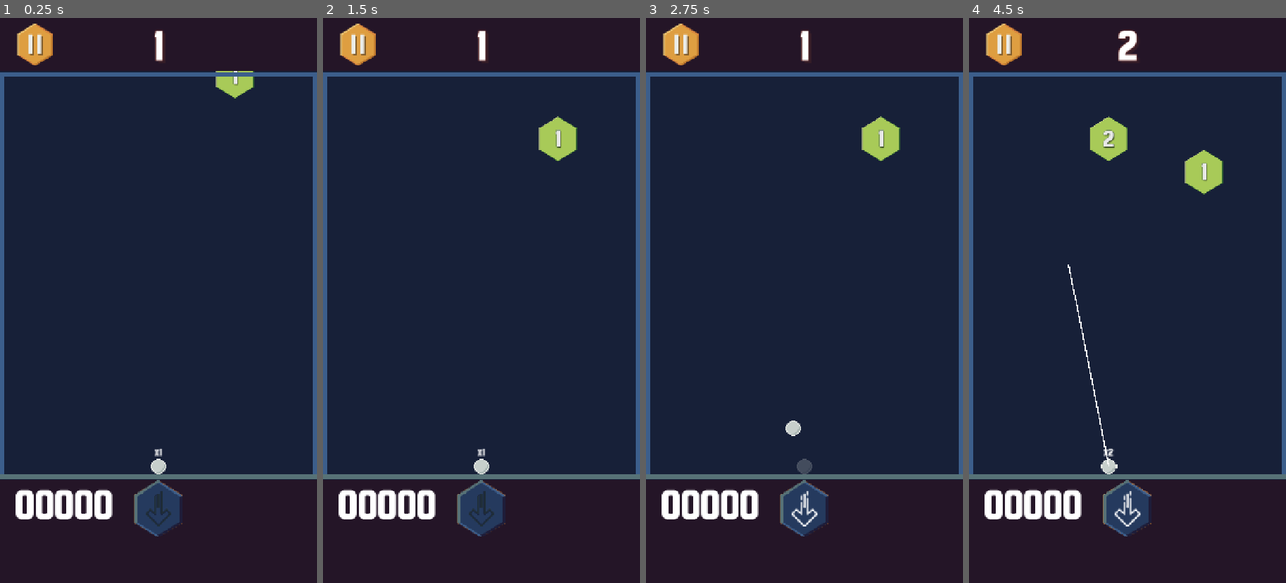
Above: before the commit, frames 1-4 (left to right).
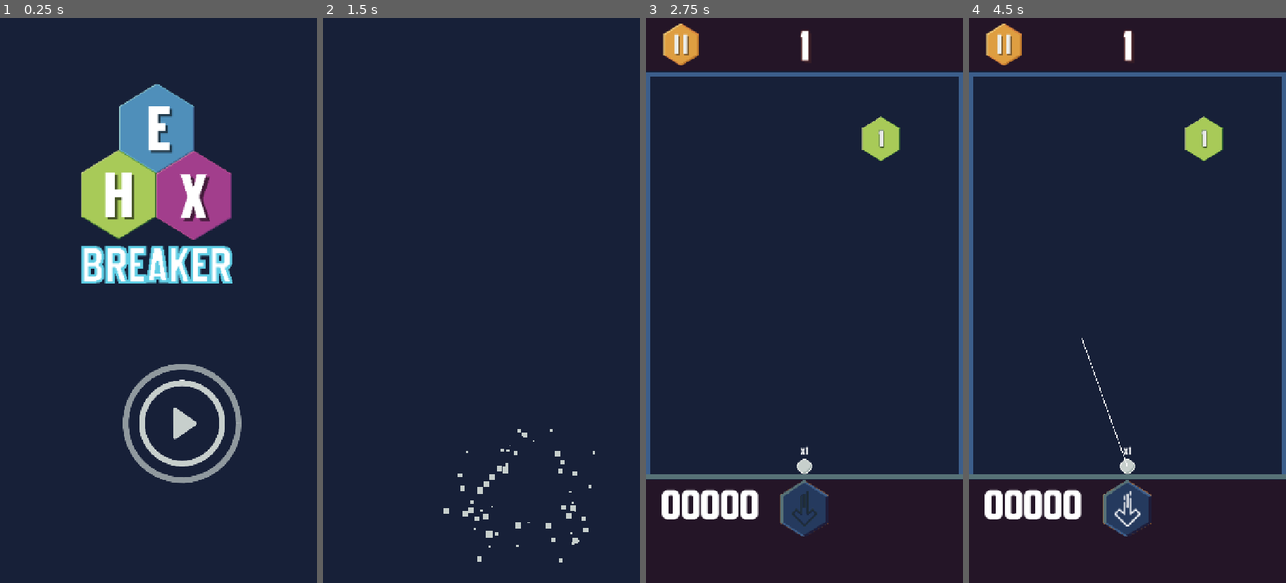
Above: after the commit, the same moments.

Repository: mrhewitt/hex-breaker
Game: Godot game, scene res://main.tscn
Same seed, same stepped clock (60 frames per second), same inputs: the game is played once before the commit and once after it. Before the commit the project starts from res://world/world.tscn.
Inputs (mouse positions are in pixels of both pictures, inside the frame that each line leads up to):
- Up to frame 1 (0.25 s): no input
- Up to frame 2 (1.5 s): click (516, 441) at 0.52 s; move the mouse to (551, 272) at 1.27 s; click (551, 272) at 1.42 s
- Up to frame 3 (2.75 s): drag from (741, 328) to (788, 413) at 2.02 s
- Up to frame 4 (4.5 s): click (1127, 509) at 2.77 s; move the mouse to (1159, 176) at 3.52 s; click (1159, 176) at 3.67 s; drag from (1111, 413) to (1032, 215) at 4.27 s

The runs differ from the first frame. In frame 1, 21% of the frame differs, in the area x 0-100%, y 1-92%; in frame 2, 7.9%; in frame 3, 0.4%; in frame 4, 2.7%.

Commit message:
Game play

Diff:
--- a/entities/ball.tscn
+++ b/entities/ball.tscn
@@ -6,9 +6,10 @@
 
 [sub_resource type="LabelSettings" id="LabelSettings_rkec2"]
 font = ExtResource("3_2mxk7")
+font_size = 24
 
 [node name="Ball" type="Node2D"]
-scale = Vector2(1.5, 1.5)
+z_index = 100
 script = ExtResource("1_lc4u2")
 
 [node name="Sprite2D" type="Sprite2D" parent="."]
@@ -21,10 +22,10 @@
 default_color = Color(0.973535, 0.9735351, 0.973535, 1)
 
 [node name="TotalBallsLabel" type="Label" parent="."]
-offset_left = -20.0
-offset_top = -31.333334
-offset_right = 20.0
-offset_bottom = -8.333334
+offset_left = -21.0
+offset_top = -45.0
+offset_right = 19.0
+offset_bottom = -21.0
 text = "x12"
 label_settings = SubResource("LabelSettings_rkec2")
 horizontal_alignment = 1
--- a/entities/blocks/ball_bonus_block.gd
+++ b/entities/blocks/ball_bonus_block.gd
@@ -12,9 +12,11 @@
 
 
 # player gets an extra ball, a once off bonus so destroy block on first contact
-func block_hit(_body: BouncingBall) -> void:
+func block_hit(_body: BouncingBall) -> bool:
+	GameManager.extra_balls += 1
 	hide_block()
 	ball_sprite.visible = false
 	gpu_particles_2d.emitting = true
 	await gpu_particles_2d.finished
 	queue_free()
+	return false
--- a/entities/blocks/ball_bonus_block.tscn
+++ b/entities/blocks/ball_bonus_block.tscn
@@ -9,6 +9,9 @@
 [node name="BallBonusBlock" instance=ExtResource("1_1af7m")]
 script = ExtResource("2_hwwae")
 
+[node name="Sprite2D" parent="." index="0"]
+texture = null
+
 [node name="BallSprite" type="Sprite2D" parent="." index="2"]
 texture = ExtResource("2_77f7k")
 
@@ -16,8 +19,9 @@
 
 [node name="GPUParticles2D" type="GPUParticles2D" parent="." index="5"]
 emitting = false
-amount = 64
+amount = 16
 texture = ExtResource("2_77f7k")
+lifetime = 2.0
 one_shot = true
 explosiveness = 1.0
 randomness = 0.07
--- a/entities/blocks/bonus_block.gd
+++ b/entities/blocks/bonus_block.gd
@@ -1,5 +1,9 @@
 extends Area2D
 class_name BonusBlock
+
+@export var grid_position: Vector2i:
+	set(pos):
+		position = BlockSpawner.grid_to_pixel(pos)
 
 @onready var outline_sprite: Sprite2D = $OutlineSprite
 @onready var sprite_2d: Sprite2D = $Sprite2D
@@ -9,8 +13,9 @@
 
 
 # called when a ball hits bonus block, override and do custom processing here
-func block_hit(_body: BouncingBall) -> void:
-	pass
+# return true if hit outline must be shown, false otherwise
+func block_hit(_body: BouncingBall) -> bool:
+	return true
 
 
 func clear_effects() -> void:
@@ -26,7 +31,7 @@
 
 
 func disable_collisions() -> void:
-	collision_polygon_2d.disabled = true
+	collision_polygon_2d.set_deferred('disabled', true)
 
 
 func _on_body_entered(body: Node2D) -> void:
@@ -36,8 +41,9 @@
 		# do not want to multiply reward or ui effects
 		if !hit_list.has(body):
 			hit_list.append(body)
-			show_hit()
-			block_hit(body)
+			if block_hit(body):
+				show_hit()
+
 
 
 func _on_body_exited(body: Node2D) -> void:
--- a/entities/blocks/bonus_block.tscn
+++ b/entities/blocks/bonus_block.tscn
@@ -6,7 +6,6 @@
 
 [node name="BonusBlock" type="Area2D" groups=["bonus_block"]]
 script = ExtResource("1_ix4ya")
-outline_color = null
 
 [node name="Sprite2D" type="Sprite2D" parent="."]
 texture = ExtResource("2_hc7sm")
--- a/entities/blocks/outline_sprite.gd
+++ b/entities/blocks/outline_sprite.gd
@@ -7,6 +7,7 @@
 
 func show_outline() -> void:
 	self_modulate = outline_color
+	visible = true
 
 	# if tween is already playing when we are hit, stop it and reset outline
 	# color so we can show a full new hit
--- a/entities/blocks/outline_sprite.tscn
+++ b/entities/blocks/outline_sprite.tscn
@@ -7,3 +7,4 @@
 visible = false
 texture = ExtResource("1_g7qgn")
 script = ExtResource("2_f0ars")
+outline_color = Color(0.6431373, 0.8666667, 0.85882354, 1)
--- a/entities/blocks/shield_bonus_block.gd
+++ b/entities/blocks/shield_bonus_block.gd
@@ -15,5 +15,6 @@
 
 # every ball that makes contact gets a shield to allow one extra bounce off base wall
 # remains on screen until level end, balls can power up multiple times
-func block_hit(body: BouncingBall) -> void:
+func block_hit(body: BouncingBall) -> bool:
 	body.has_bounce_shield = true
+	return true
--- a/entities/blocks/shield_bonus_block.tscn
+++ b/entities/blocks/shield_bonus_block.tscn
@@ -47,8 +47,11 @@
 script = ExtResource("2_wakhi")
 icon_highlight_color = Color(0.93621826, 1, 0.18359375, 1)
 
+[node name="Sprite2D" parent="." index="0"]
+texture = null
+
 [node name="IconSprite" type="Sprite2D" parent="." index="2"]
-modulate = Color(0.98622835, 1, 0.8237229, 1)
+modulate = Color(0.95855755, 1, 0.46953666, 1)
 texture = ExtResource("3_w33xr")
 
 [node name="AnimationPlayer" type="AnimationPlayer" parent="." index="4"]
--- a/entities/blocks/splitter_bonus_block.gd
+++ b/entities/blocks/splitter_bonus_block.gd
@@ -1,7 +1,27 @@
 extends BonusBlock
 class_name SplitterBonusBlock
 
+const BOUNCING_BALL = preload("uid://2r1p6a4olwbg")
+
 
 # take incoming ball, split it into two, we also remove existing one
-func block_hit(_body: BouncingBall) -> void:
-	pass
+func block_hit(body: BouncingBall) -> bool:
+	# mini balls cannot split again
+	if !body.is_mini_ball:
+		# create 2 new balls, expanding away at 45 deg, make them smaller
+		# so we can see its a split off
+		new_ball(body, PI/4)
+		new_ball(body, -PI/4)
+		# free the original ball
+		body.queue_free()
+		return true
+	else:
+		return false
+
+func new_ball( body: BouncingBall, direction_offset: float ) -> void:
+	var ball: BouncingBall = BOUNCING_BALL.instantiate()
+	ball.is_mini_ball = true
+	ball.position = body.position
+	var direction: float = body.velocity.normalized().angle() + direction_offset
+	ball.velocity = Vector2.from_angle(direction) * ball.SPEED
+	get_parent().add_child(ball)
--- a/entities/blocks/splitter_bonus_block.tscn
+++ b/entities/blocks/splitter_bonus_block.tscn
@@ -1,7 +1,14 @@
-[gd_scene load_steps=3 format=3 uid="uid://cnq3vgsdhu7ls"]
+[gd_scene load_steps=4 format=3 uid="uid://cnq3vgsdhu7ls"]
 
 [ext_resource type="PackedScene" uid="uid://c3gl0aagqxsg8" path="res://entities/blocks/bonus_block.tscn" id="1_phamw"]
 [ext_resource type="Script" uid="uid://cyj3pdlr0t8n0" path="res://entities/blocks/splitter_bonus_block.gd" id="2_ecy64"]
+[ext_resource type="Texture2D" uid="uid://bt4c60jmo74tv" path="res://assets/blocks/icon-splitter.png" id="3_s64k0"]
 
 [node name="SplitterBonusBlock" instance=ExtResource("1_phamw")]
 script = ExtResource("2_ecy64")
+
+[node name="Sprite2D" parent="." index="0"]
+texture = null
+
+[node name="IconSprite" type="Sprite2D" parent="." index="3"]
+texture = ExtResource("3_s64k0")
--- a/entities/bouncing_ball.gd
+++ b/entities/bouncing_ball.gd
@@ -1,3 +1,4 @@
+@tool
 extends CharacterBody2D
 class_name BouncingBall
 
@@ -10,12 +11,23 @@
 
 const SPEED: float = 600
 
+@export var shield_color: Color
+
 @export var has_bounce_shield: bool = false:
 	set(shield):
 		has_bounce_shield = shield
 		queue_redraw()
 
+@export var is_mini_ball: bool = false:
+	set(is_mini):
+		is_mini_ball = is_mini
+		if is_mini_ball:
+			scale = Vector2(0.65,0.65)
+		else:
+			scale = Vector2.ONE
+
 @onready var sprite_2d: Sprite2D = $Sprite2D
+@onready var ball_highlight: Node2D = $BallHighlight
 
 var base_move_tween: Tween = null
 var is_stopped: bool = false
@@ -23,19 +35,21 @@
 
 func _draw() -> void:
 	if has_bounce_shield:
-		sprite_2d.modulate = Color.YELLOW
+		sprite_2d.modulate = shield_color
+		#ball_highlight.visible = true
 		draw_arc(
 			Vector2.ZERO,		# center of origin
-			8+2,
+			get_ball_radius()+6,
 			0,					# 0 - 360 deg => full cricle
 			360,
 			50,					# 50 points to look nice
-			Color.GREEN_YELLOW,
-			2,
+			shield_color,
+			3,
 			true
 		)
 	else:
 		sprite_2d.modulate = Color.WHITE
+	#	ball_highlight.visible = false
 
 
 func _physics_process(delta: float) -> void:
@@ -57,6 +71,7 @@
 				if target.is_base_wall:
 					if !has_bounce_shield:
 						is_stopped = true
+						is_mini_ball = false	# full size now we are docked
 						if !is_first_contact:
 							base_move_tween = create_tween()
 							base_move_tween.tween_property(self, "global_position", target.restart_point, 0.1)
@@ -69,6 +84,10 @@
 						has_bounce_shield = false
 			elif target.has_method('take_hit'):
 				target.take_hit()
+
+
+func get_ball_radius() -> float:
+	return sprite_2d.texture.get_width()/2.0
 
 
 func become_base_ball() -> void:
--- a/entities/bouncing_ball.tscn
+++ b/entities/bouncing_ball.tscn
@@ -1,18 +1,29 @@
-[gd_scene load_steps=4 format=3 uid="uid://2r1p6a4olwbg"]
+[gd_scene load_steps=5 format=3 uid="uid://2r1p6a4olwbg"]
 
 [ext_resource type="Script" uid="uid://e2y85c0juhxl" path="res://entities/bouncing_ball.gd" id="1_b5n3d"]
 [ext_resource type="Texture2D" uid="uid://babakghj6swox" path="res://assets/ball.png" id="2_qid0c"]
+[ext_resource type="PackedScene" uid="uid://cwca3nqjljvq5" path="res://entities/ball_highlight.tscn" id="3_qid0c"]
 
 [sub_resource type="CircleShape2D" id="CircleShape2D_lc4u2"]
 radius = 12.0
 
 [node name="BoucingBall" type="CharacterBody2D" groups=["bouncing_balls"]]
-scale = Vector2(1.5, 1.5)
 collision_mask = 6
 script = ExtResource("1_b5n3d")
+shield_color = Color(0.9098039, 0.75686276, 0.4392157, 1)
+is_mini_ball = null
 
 [node name="Sprite2D" type="Sprite2D" parent="."]
 texture = ExtResource("2_qid0c")
 
 [node name="CollisionShape2D" type="CollisionShape2D" parent="."]
+visible = false
 shape = SubResource("CircleShape2D_lc4u2")
+
+[node name="BallHighlight" parent="." instance=ExtResource("3_qid0c")]
+visible = false
+min_radius = 12.0
+max_radius = 18.0
+duration = 1.0
+color = Color(0.9098039, 0.75686276, 0.4392157, 1)
+thickness = 4.0
--- a/main.gd
+++ b/main.gd
@@ -1,9 +1,23 @@
 extends Control
 
-#@onready var title_screen: Control = $TitleScreen
-@onready var world: VBoxContainer = $World
+const WORLD = preload("uid://c1h3cc75cwin8")
+
+@onready var title_screen: Control = $TitleScreen
 
 
-func _on_play_button_body_play_pressed() -> void:
-	#title_screen.visible = false
+func _on_play_button_body_play_started() -> void:
+	title_screen.visible = false
+
+	# create world scene dynamically, for some reason if it is added
+	# manually to main scene tree the top and bottom boundary walls do not
+	# size their collision shapes correctly
+	var world := WORLD.instantiate()
+	add_child(world)
 	world.visible = true
+	world.modulate.a = 0
+
+	var tween = create_tween()
+	tween.tween_property(world,'modulate:a',1,0.65)
+	await tween.finished
+
+	world.start_new_game()
--- a/main.tscn
+++ b/main.tscn
@@ -1,7 +1,7 @@
 [gd_scene load_steps=3 format=3 uid="uid://damidc11hikm4"]
 
 [ext_resource type="Script" uid="uid://bue1gxuj7l4n2" path="res://main.gd" id="1_h2yge"]
-[ext_resource type="PackedScene" uid="uid://c1h3cc75cwin8" path="res://world/world.tscn" id="4_1bvp3"]
+[ext_resource type="PackedScene" uid="uid://36p4vqa1iaw6" path="res://ui/title_screen.tscn" id="2_h2yge"]
 
 [node name="Main" type="Control"]
 layout_mode = 3
@@ -13,5 +13,9 @@
 mouse_filter = 1
 script = ExtResource("1_h2yge")
 
-[node name="World" parent="." instance=ExtResource("4_1bvp3")]
+[node name="TitleScreen" parent="." instance=ExtResource("2_h2yge")]
 layout_mode = 1
+
+[connection signal="play_started" from="TitleScreen/PlayButtonBody" to="." method="_on_play_button_body_play_started"]
+
+[editable path="TitleScreen"]
--- a/project.godot
+++ b/project.godot
@@ -11,7 +11,7 @@
 [application]
 
 config/name="Hex Breaker"
-run/main_scene="uid://c1h3cc75cwin8"
+run/main_scene="uid://damidc11hikm4"
 config/features=PackedStringArray("4.5", "Mobile")
 config/icon="res://icon.svg"
 
--- a/resources/burst_particles.tres
+++ b/resources/burst_particles.tres
@@ -1,4 +1,11 @@
-[gd_resource type="ParticleProcessMaterial" format=3 uid="uid://kbimjfdgmplr"]
+[gd_resource type="ParticleProcessMaterial" load_steps=3 format=3 uid="uid://kbimjfdgmplr"]
+
+[sub_resource type="Curve" id="Curve_lcgm5"]
+_data = [Vector2(0, 1), 0.0, 0.0, 0, 0, Vector2(0.63787377, 0.7371968), -1.4382501, -1.4382501, 0, 0, Vector2(1, 0), 0.0, 0.0, 0, 0]
+point_count = 3
+
+[sub_resource type="CurveTexture" id="CurveTexture_4jagn"]
+curve = SubResource("Curve_lcgm5")
 
 [resource]
 particle_flag_disable_z = true
@@ -6,9 +13,8 @@
 emission_sphere_radius = 45.86
 inherit_velocity_ratio = 0.13
 spread = 180.0
-initial_velocity_min = 28.849998
-initial_velocity_max = 129.81
-gravity = Vector3(0, 156, 0)
-scale_min = 0.0
-scale_max = 15.179999
+initial_velocity_min = 148.59
+initial_velocity_max = 165.20999
+gravity = Vector3(0, 500, 0)
 color = Color(0.70007324, 0.88688755, 0.96875, 1)
+alpha_curve = SubResource("CurveTexture_4jagn")
--- a/scripts/globals/block_spawner.gd
+++ b/scripts/globals/block_spawner.gd
@@ -8,8 +8,8 @@
 ## can now being to aim his next shot
 signal block_drop_complete
 
-## emitted when blocks reach bottom and gaem is over
-signal block_rows_full
+## emitted when blocks hit bottom of screen and its game over
+signal blocks_reached_bottom
 
 # all levels up till this will allocate number of hits as
 # level number, greater will allocate level number of 2xlevel
@@ -19,9 +19,6 @@
 # as the hexes slot into the spaces of blocks on even rows
 const MAX_BLOCKS_ACROSS = 8
 
-#const SCALE = 1
-#const HEX_WIDTH = 100*SCALE
-#const HEX_HEIGHT = 85*SCALE
 const HEX_RADIUS = 50
 const MAX_ROWS = 12
 
@@ -39,7 +36,13 @@
 const ROW_SPACING: float = (3./2)*HEX_RADIUS
 
 const BLOCK = preload("uid://ddqy4gf7na4l2")
+const BALL_BONUS_BLOCK = preload("uid://dctqxoyhgsjqp")
 const HAMMER_BLOCK = preload("uid://ddnv4ois0lm0s")
+const SHIELD_BLOCK = preload("uid://bt1xjcar62vle")
+const SPLITTER_BONUS_BLOCK = preload("uid://cnq3vgsdhu7ls")
+const BONUS_BLOCKS = [
+	BALL_BONUS_BLOCK, HAMMER_BLOCK, SHIELD_BLOCK, SPLITTER_BONUS_BLOCK
+]
 
 # which type of row is at the top:
 # ODD_R - full row of hexes, odd numbered rows are pushed to right (except it our implementation
@@ -58,15 +61,16 @@
 
 # we start in odd mode, top row is full row and odd number rows as indented shorter
 var row_mode: RowMode = RowMode.ODD_R
-var y_offset: float = 0
+#var y_offset: float = 0
 var level_node: Control = null
 var top_row:int = MAX_ROWS
-
+# when a block moves below this y position its game over
+var death_y: float = 0
 
 func set_level_node(_level_node: Control) -> void:
 	level_node = _level_node
-	y_offset = -level_node.size.y + ROW_SPACING*3
-
+	#y_offset = -level_node.size.y + ROW_SPACING*3
+	death_y = level_node.size.y - ROW_SPACING
 
 # called whne round is over, removes bonus tiles, bumps level down one row
 # and adds new tiles to  top
@@ -106,15 +110,19 @@
 		var column = available_slots.pick_random()
 		available_slots.erase(column)
 
-		var block := BLOCK.instantiate()
-		level_node.add_child(block)
+		var block
+		if i == block_count+30:
+			block = SPLITTER_BONUS_BLOCK.instantiate()
+			level_node.add_child(block)
+		else:
+			block = BLOCK.instantiate()
+			level_node.add_child(block)
+			block.hits = get_hits_to_allocate()
 		block.grid_position = Vector2i(column,top_row)
-		block.hits = get_hits_to_allocate()
-
 		# animate blocks appearance so it drops in from above
 		var target_y: float = block.position.y
 		block.position.y = -HEX_RADIUS
-		move_tween.tween_property(block, 'position:y', target_y, 0.3 + randf_range(0,0.6))
+		move_tween.tween_property(block, 'position:y', target_y, randf_range(0.05,0.25))
 
 
 func get_hits_to_allocate() -> int:
@@ -153,7 +161,7 @@
 
 # move all blocks down
 func move_down() -> void:
-	y_offset += ROW_SPACING
+	#y_offset += ROW_SPACING
 	top_row -= 1
 
 	var move_tween: Tween = null
@@ -164,28 +172,34 @@
 		move_tween = create_tween()
 		#var start_delay: float = ((MAX_ROWS-block.grid_position.y) * 0.2) + (0.075 + (block.grid_position.x*0.025))
 		move_tween.tween_interval(start_delay)
-		start_delay += 0.075
-		move_tween.tween_property(block, 'position:y', block.position.y + ROW_SPACING, 0.075)
+		start_delay += 0.05
+		move_tween.tween_property(block, 'position:y', block.position.y + ROW_SPACING, 0.05)
 
 	# attach finsih event to final move tween to create new row once done animating
 	# existing rows down, if no existing rows, go direct to create new row
 	if move_tween:
-		# if blocks have reached bottom signal game over instead of adding row to play
-		if top_row == 0:
-			move_tween.finished.connect( block_rows_full.emit )
-		else:
-			move_tween.finished.connect(create_row)
+		move_tween.finished.connect( block_row_move_complete )
 	else:
 		create_row()
 
 
+func block_row_move_complete() -> void:
+	# if any blocks moved below death line game over
+	# we only do this check after move complete so user can see visually its over
+	for block in get_tree().get_nodes_in_group(Groups.BLOCK):
+		if block.position.y >= death_y:
+			blocks_reached_bottom.emit()
+			return
+
+	create_row()
+
+
 func grid_to_pixel( grid_position: Vector2i ) -> Vector2:
-	#grid_position.y = MAX_ROWS
 	var x:float = sqrt(3) * (grid_position.x + 0.5 * (grid_position.y&1))
 	var y:float =  3./2 * grid_position.y
 	# scale cartesian coordinates
 	x = x * HEX_RADIUS + 58
-	y = ROW_SPACING*2 #y * HEX_RADIUS + y_offset
+	y = ROW_SPACING*2
 	return Vector2(x, y)
 
 
--- a/scripts/globals/game_manager.gd
+++ b/scripts/globals/game_manager.gd
@@ -8,6 +8,8 @@
 		score = score_in
 		HighScoreManager.high_score = score
 
+# number of extra balls to add to total ball count at start of next round
+var extra_balls: int = 0
 
 #var high_score_list: Array[Dictionary] = [{name="Bob",score=10223},{name="Adian1",score=3912},{name="Predator88518",score=324}]
 
--- a/ui/play_button_body.gd
+++ b/ui/play_button_body.gd
@@ -3,17 +3,19 @@
 const SPEED = 200.0
 
 ## emitted when play button has been pressed, but after particle animation is done
+signal play_started
+
+## emitted when play sequence is started, so moment play button is hit
 signal play_pressed
 
 @onready var gpu_particles_2d: GPUParticles2D = $GPUParticles2D
-@onready var ball_highlight: Node2D = $Sprite2D/BallHighlight
 @onready var play_button: Button = $PlayButton
 
 var is_stopped: bool = false
 
 
 func _ready() -> void:
-	velocity = Vector2.from_angle( randi_range(0,TAU) ).normalized() * SPEED
+	velocity = Vector2.from_angle( randf_range(0,TAU) ).normalized() * SPEED
 
 
 func _physics_process(delta: float) -> void:
@@ -24,9 +26,10 @@
 
 
 func _on_gpu_particles_2d_finished() -> void:
-	play_pressed.emit()
+	play_started.emit()
 
 
 func _on_pressed() -> void:
+	play_pressed.emit()
 	play_button.visible = false
 	gpu_particles_2d.emitting = true
--- /dev/null
+++ b/ui/title_screen.gd
@@ -0,0 +1,8 @@
+extends Control
+
+@onready var texture_rect: TextureRect = $TextureRect
+
+
+func _on_play_button_body_play_pressed() -> void:
+	var tween = create_tween()
+	tween.tween_property(texture_rect, 'modulate:a', 0, 0.6)
--- a/ui/title_screen.tscn
+++ b/ui/title_screen.tscn
@@ -1,6 +1,7 @@
-[gd_scene load_steps=3 format=3 uid="uid://36p4vqa1iaw6"]
+[gd_scene load_steps=4 format=3 uid="uid://36p4vqa1iaw6"]
 
 [ext_resource type="Texture2D" uid="uid://bigjpgu5xrtg1" path="res://assets/title-logo.png" id="1_bor1v"]
+[ext_resource type="Script" uid="uid://ntjeyfeh0csi" path="res://ui/title_screen.gd" id="1_qer0c"]
 [ext_resource type="PackedScene" uid="uid://b1b8up1icmvhq" path="res://ui/play_button_body.tscn" id="2_qer0c"]
 
 [node name="TitleScreen" type="Control"]
@@ -11,6 +12,7 @@
 grow_horizontal = 2
 grow_vertical = 2
 mouse_filter = 1
+script = ExtResource("1_qer0c")
 
 [node name="TextureRect" type="TextureRect" parent="."]
 layout_mode = 1
@@ -31,3 +33,5 @@
 
 [node name="PlayButtonBody" parent="." instance=ExtResource("2_qer0c")]
 position = Vector2(289, 778)
+
+[connection signal="play_pressed" from="PlayButtonBody" to="." method="_on_play_button_body_play_pressed"]
--- a/world/level.gd
+++ b/world/level.gd
@@ -19,7 +19,7 @@
 
 func _ready() -> void:
 	var center_x = get_viewport_rect().size.x/2
-	ball.global_position = Vector2(center_x,bottom_wall.global_position.y - ball.get_ball_radius() - 6)
+	ball.global_position = Vector2(center_x,bottom_wall.global_position.y - ball.get_ball_radius() )
 	BlockSpawner.block_drop_complete.connect( _on_ready_to_aim )
 
 
@@ -71,8 +71,13 @@
 #			break
 	await move_to_start_point( BoundaryWall.get_base_wall().restart_point ).finished
 	# update UI to be ready for user to start new round
-	ball.ball_count += 1
+	ball.ball_count += 1 + GameManager.extra_balls
+	GameManager.extra_balls = 0
 	BlockSpawner.next_level()
+
+
+func game_over() -> void:
+	pass
 
 
 func move_to_start_point( restart_point: Vector2 ) -> Tween:
--- a/world/world.gd
+++ b/world/world.gd
@@ -7,9 +7,13 @@
 
 
 func _ready() -> void:
+	pass
+
+
+func start_new_game() -> void:
 	BlockSpawner.level_updated.connect(_on_level_updated)
 	BlockSpawner.level_started.connect(_on_level_started)
-	BlockSpawner.block_rows_full.connect(_on_game_over)
+	BlockSpawner.blocks_reached_bottom.connect(_on_game_over)
 	BlockSpawner.set_level_node(level)
 	BlockSpawner.init_level()
 
@@ -20,6 +24,7 @@
 
 
 func _on_drop_button_pressed() -> void:
+	drop_button.disabled = true
 	for ball in get_tree().get_nodes_in_group('bouncing_balls'):
 		ball.drop_to_ground()
 
@@ -29,4 +34,4 @@
 
 
 func _on_game_over() -> void:
-	pass
+	level.process_mode = Node.PROCESS_MODE_DISABLED
--- a/world/world.tscn
+++ b/world/world.tscn
@@ -32,6 +32,9 @@
 [sub_resource type="StyleBoxTexture" id="StyleBoxTexture_fyhu2"]
 texture = ExtResource("9_4papg")
 
+[sub_resource type="StyleBoxTexture" id="StyleBoxTexture_ysn08"]
+texture = ExtResource("9_4papg")
+
 [sub_resource type="StyleBoxTexture" id="StyleBoxTexture_dqqhb"]
 texture = ExtResource("11_ov2xu")
 
@@ -193,6 +196,7 @@
 size_flags_horizontal = 4
 size_flags_vertical = 4
 theme_override_styles/normal = SubResource("StyleBoxTexture_fyhu2")
+theme_override_styles/pressed = SubResource("StyleBoxTexture_ysn08")
 theme_override_styles/hover = SubResource("StyleBoxTexture_dqqhb")
 theme_override_styles/disabled = SubResource("StyleBoxTexture_h8lre")
 theme_override_styles/focus = SubResource("StyleBoxTexture_b2suy")
Binary file changed: assets/ball.png
Binary file added: assets/blocks/icon-splitter.png
Not shown, added: assets/blocks/icon-splitter.png.import
Not shown, added: ui/title_screen.gd.uid
Not shown: 1 places in world/world.tscn that only renumber resources
